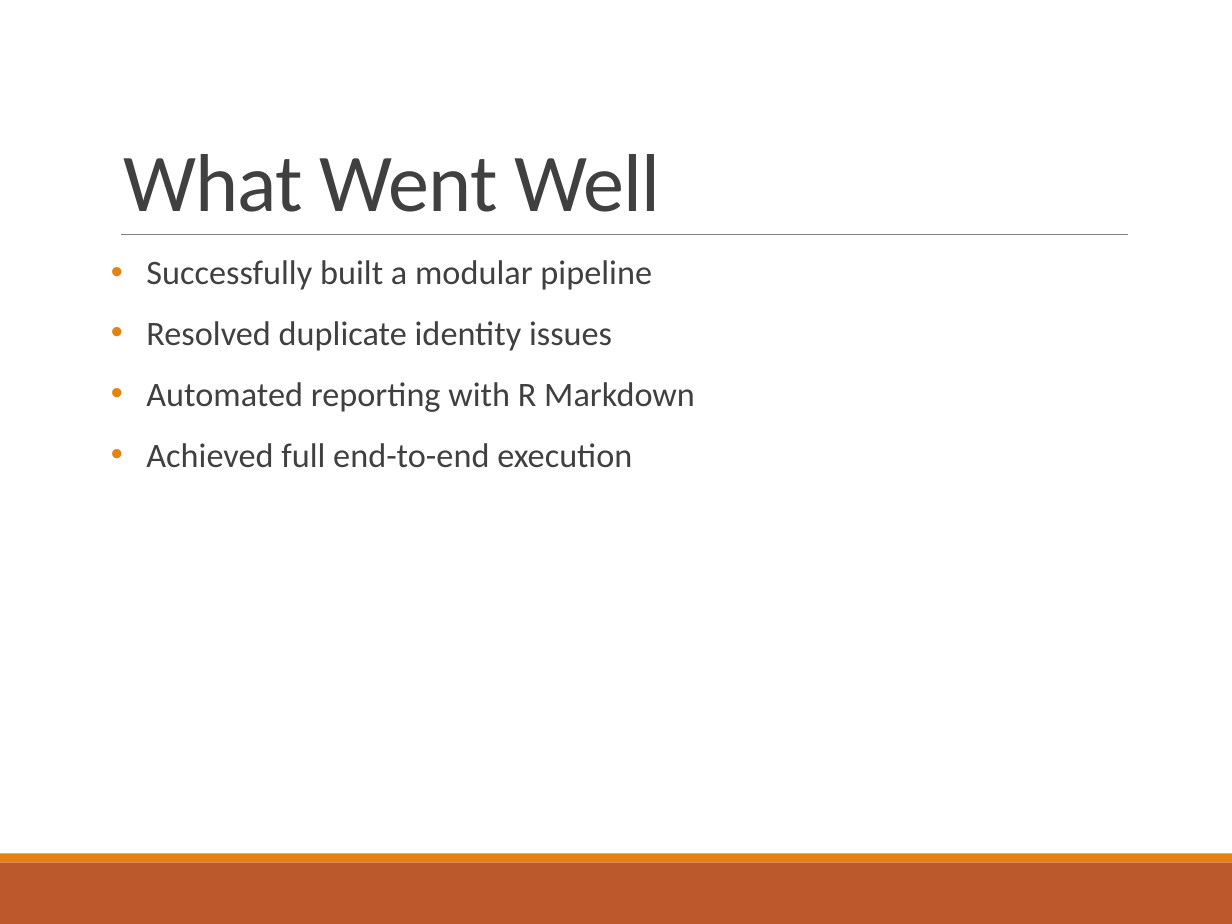
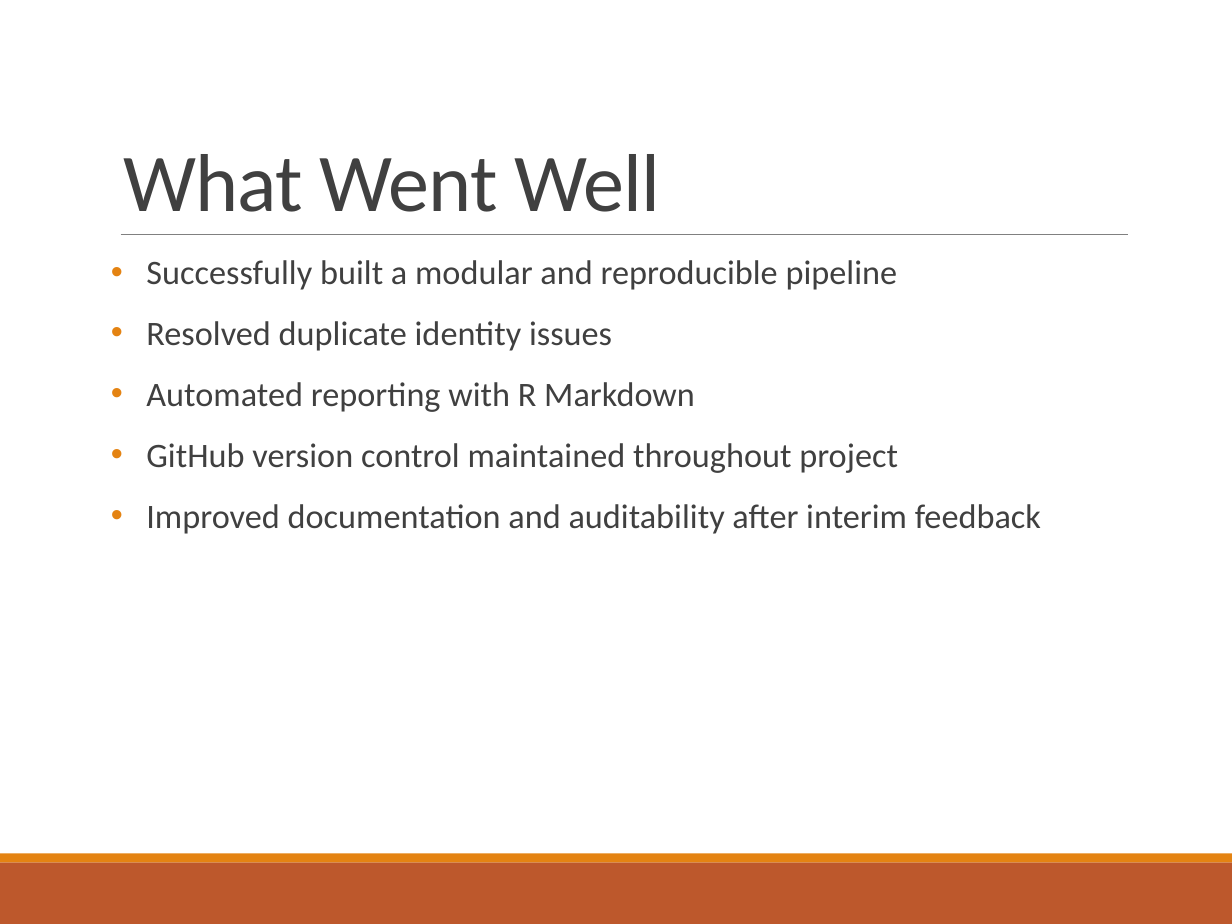
Before and after one commit to TynishaN/healthcare_cleaning_pipeline, a slide deck: slide 10 of presentation/healthcare_pipeline_presentation.pptx (slide 15 before the commit). Drawn at 1232x924 pixels with LibreOffice and Linux fonts; fonts in the diff are those of the drawing. Boxes give left, top, right and bottom in pixels: in the first picture for what was removed or moved away, otherwise in the second. Text is boxed around its words. In the diff, an @@ line names an element or a change of style, - is before the commit and + after.

Commit message:
Refined presentation and final project updates

```diff
--- a/presentation/healthcare_pipeline_presentation.pptx
+++ b/presentation/healthcare_pipeline_presentation.pptx
@@ text at box(146, 260, 898, 290): text changed @@
-• Successfully built a modular pipeline
+• Successfully built a modular and reproducible pipeline
@@ text at box(146, 443, 1041, 534): text changed @@
-• Achieved full end-to-end execution
+• GitHub version control maintained throughout project
+• Improved documentation and auditability after interim feedback
```
Also in this commit, not shown: 11 other slides changed, 5 slides removed, 6 other files.
